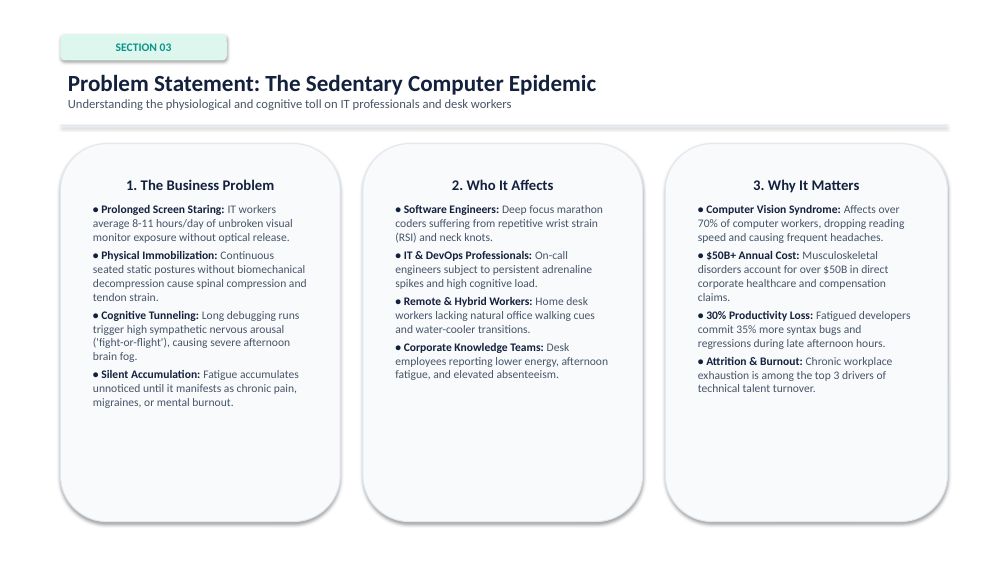
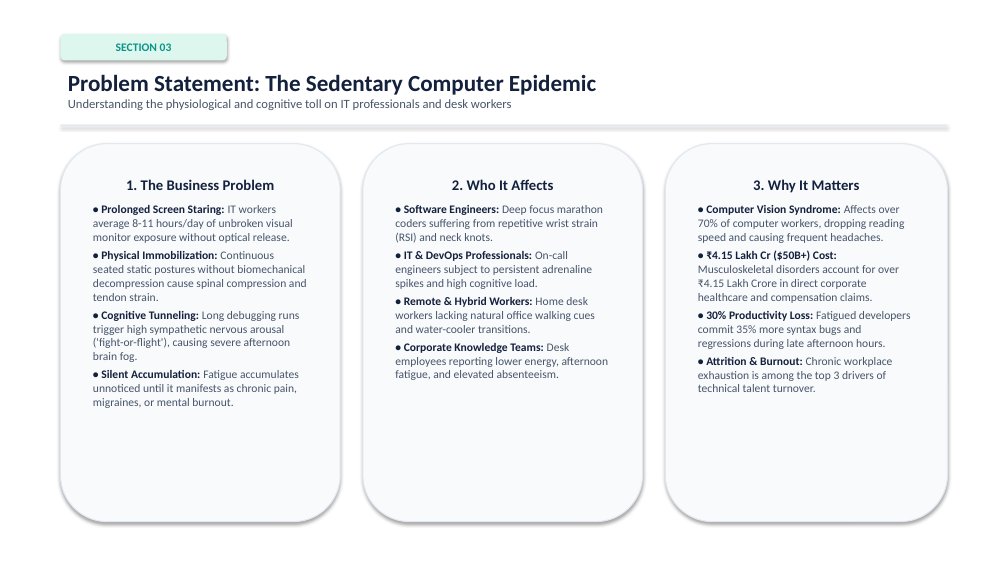
Before and after one commit to 53yelureprathemesh-bot/Vybe-AI, a slide deck: slide 2 of VybeAI_WorkplaceWellnessAgent/VybeAI_WorkplaceWellnessAgent_Presentation.pptx. Drawn at 1008x567 pixels with LibreOffice and Linux fonts; fonts in the diff are those of the drawing. Boxes give left, top, right and bottom in pixels: in the first picture for what was removed or moved away, otherwise in the second. Text is boxed around its words. In the diff, an @@ line names an element or a change of style, - is before the commit and + after.

```diff
--- a/VybeAI_WorkplaceWellnessAgent/VybeAI_WorkplaceWellnessAgent_Presentation.pptx
+++ b/VybeAI_WorkplaceWellnessAgent/VybeAI_WorkplaceWellnessAgent_Presentation.pptx
@@ text in rounded rectangle at (x1=698, y1=250, x2=899, y2=303): text changed @@
-• $50B+ Annual Cost: Musculoskeletal disorders account for over $50B in direct corporate healthcare and compensation claims.
+• ₹4.15 Lakh Cr ($50B+) Cost: Musculoskeletal disorders account for over ₹4.15 Lakh Crore in direct corporate healthcare and compensation claims.
```
Also in this commit, not shown: 2 other slides changed, 2 other files.
